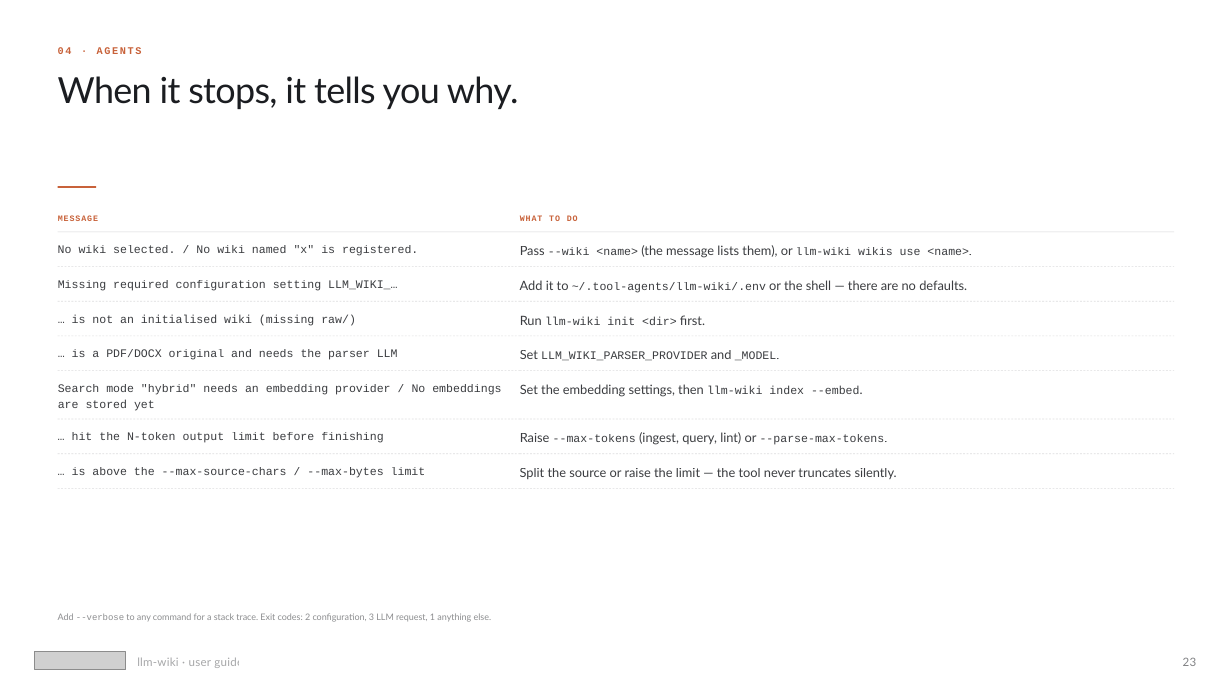
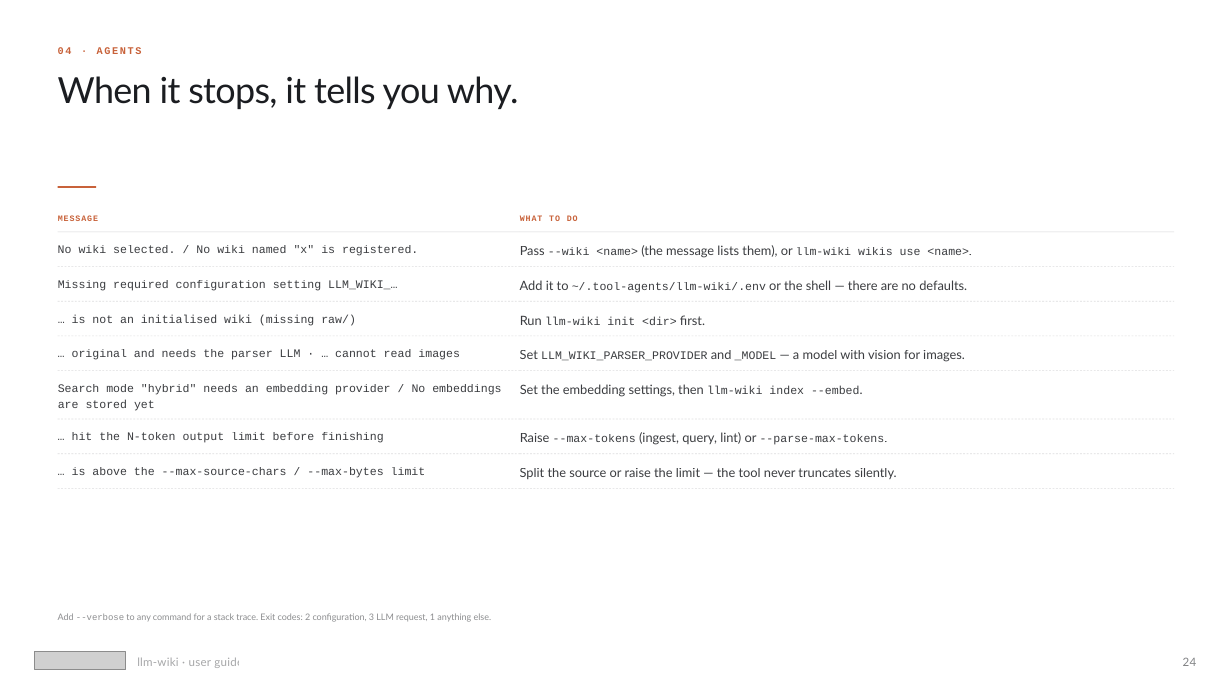
Before and after one commit to BikS2013/llm-wiki, a slide deck: slide 24 of docs/presentations/llm-wiki-user-guide.pptx (slide 23 before the commit). Drawn at 1232x693 pixels with LibreOffice and Linux fonts; fonts in the diff are those of the drawing; grey boxes stand for pictures. Boxes give left, top, right and bottom in pixels: in the first picture for what was removed or moved away, otherwise in the second. Text is boxed around its words. In the diff, an @@ line names an element or a change of style, - is before the commit and + after.

```diff
--- a/docs/presentations/llm-wiki-user-guide.pptx
+++ b/docs/presentations/llm-wiki-user-guide.pptx
@@ text at [72, 349, 460, 360]: text changed @@
-… is a PDF/DOCX original and needs the parser LLM
+… original and needs the parser LLM · … cannot read images
@@ text at [520, 350, 965, 362]: text changed; size 9 to 10 pt; font Courier New to Lato @@
-Set LLM_WIKI_PARSER_PROVIDER and _MODEL.
+Set LLM_WIKI_PARSER_PROVIDER and _MODEL — a model with vision for images.
@@ text at [1183, 658, 1197, 666]: text changed @@
-23
+24
```
Also in this commit, not shown: 14 other slides changed, 1 slide added, 2 other files.
